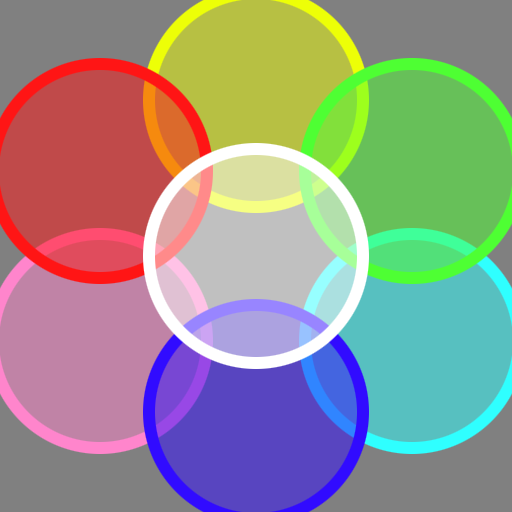
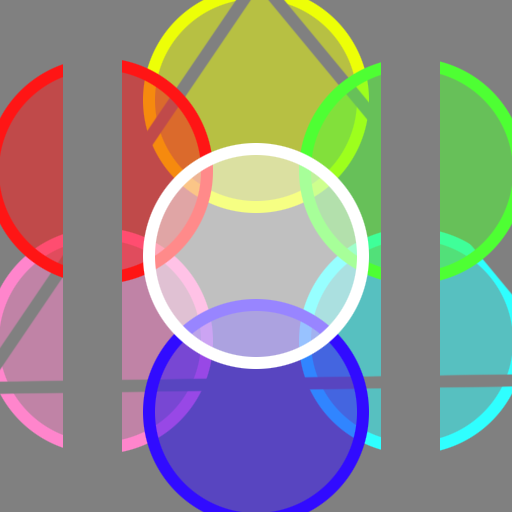
Layers edited between the first and the second 512 × 512 image:
moved "magenta" above "cyan" over [0, 228, 207, 454]
